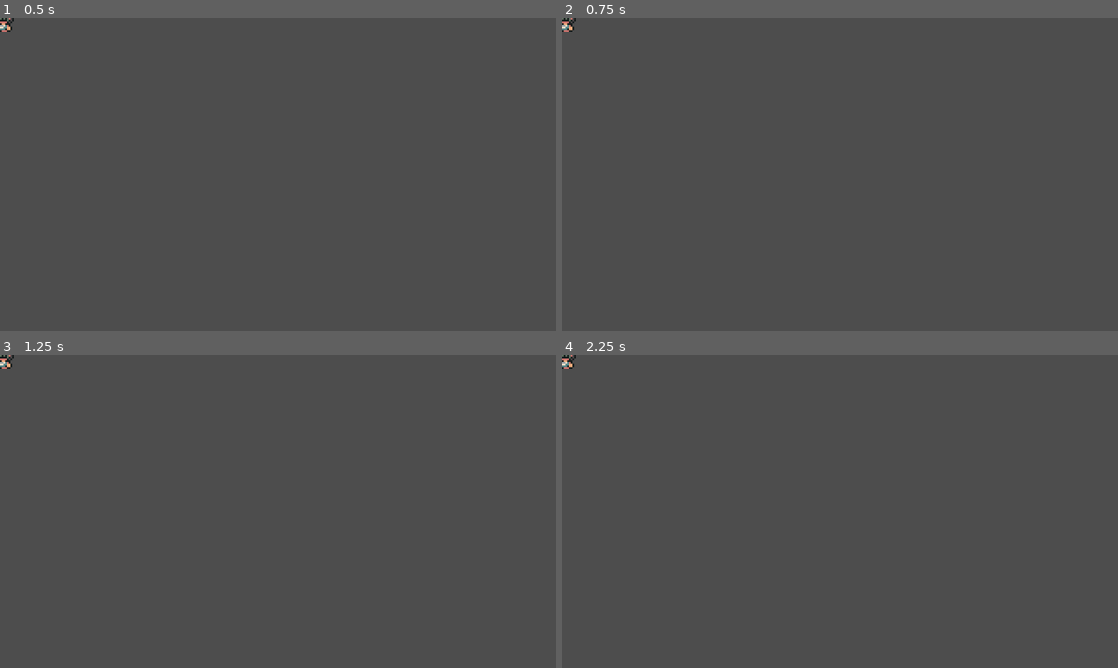
Above: before the commit, frames 1-4 (two rows, left to right).
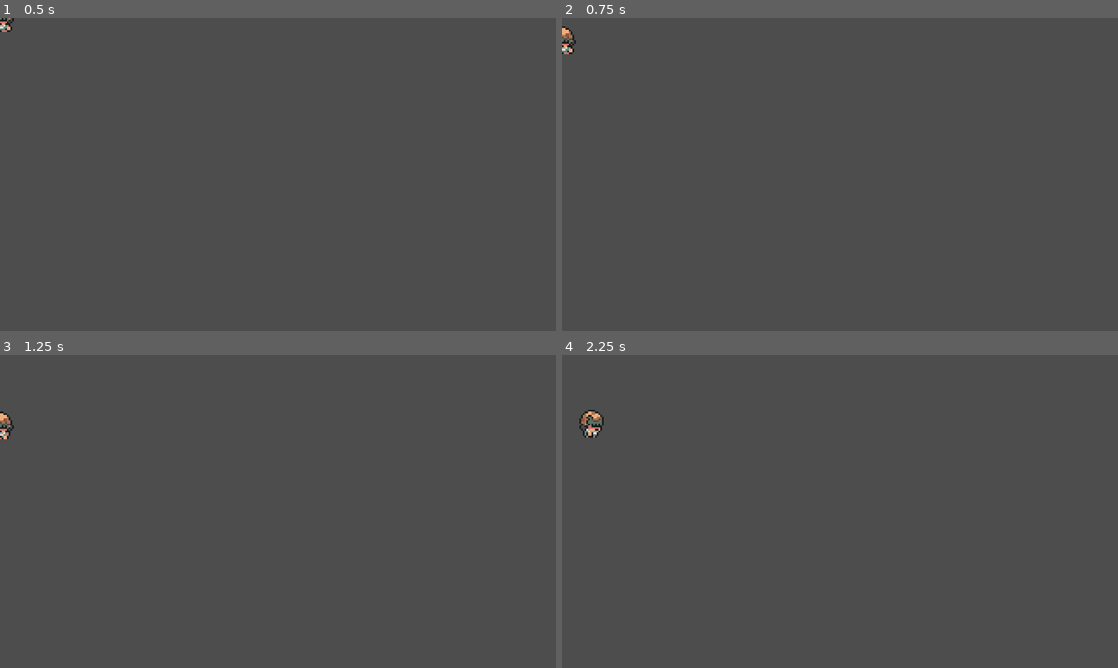
Above: after the commit, the same moments.

Repository: soapmactavish23/ninja-adventure
Game: Godot game, scene res://actors/characters/personagem_base.tscn
Two runs of this game, one before a commit and one after it. Both use one fixed random seed, a clock stepped at 60 frames per second and the inputs below. The project has no main scene, so this scene is started directly.
Inputs:
- Up to frame 1 (0.5 s): no input
- Up to frame 2 (0.75 s): tap Enter at 0.5 s; hold Down (mover_b, bound only after the commit) from 0.53 s (still down)
- Up to frame 3 (1.25 s): keep holding Down (mover_b, bound only after the commit); tap Up (mover_c, bound only after the commit) at 0.8 s
- Up to frame 4 (2.25 s): release Down (mover_b, bound only after the commit) at 1.28 s; tap Up (mover_c, bound only after the commit) at 1.35 s; tap D (mover_d, bound only after the commit) at 1.55 s; tap Space at 2 s; hold D (mover_d, bound only after the commit) from 2.03 s (still down)

Frame 1 is identical in both runs. In frame 2, 0.2% of the frame differs, in the area x 0-3%, y 0-12%; in frame 3, 0.2%; in frame 4, 0.4%, in the area x 0-8%, y 0-27%.

Commit message:
6. Movimentação em 8 direções + animações de andando e parado

Diff:
--- /dev/null
+++ b/actors/characters/personagem_base.gd
@@ -0,0 +1,35 @@
+extends CharacterBody2D
+class_name PersonagemBase
+
+var _prefixo_animacao: String = "_b"
+
+@export_category("Objects")
+@export var _animador: AnimationPlayer
+
+func _physics_process(delta: float) -> void:
+	var direcao: Vector2 = Input.get_vector(
+		"mover_e", "mover_d", "mover_c", "mover_b"
+	)
+
+	if Input.is_action_pressed("mover_e"):
+		_prefixo_animacao = "_e"
+
+	if Input.is_action_pressed("mover_d") :
+		_prefixo_animacao = "_d"
+
+	if Input.is_action_pressed("mover_b") and direcao.y != 0:
+		_prefixo_animacao = "_b"
+
+	if Input.is_action_pressed("mover_c") and direcao.y != 0:
+		_prefixo_animacao = "_c"
+
+	velocity = direcao * 64.0
+	move_and_slide()
+	_animar()
+
+func _animar() -> void:
+	if velocity == Vector2.ZERO:
+		_animador.play("parado" + _prefixo_animacao)
+
+	elif velocity != Vector2.ZERO:
+		_animador.play("andando" + _prefixo_animacao)
--- a/actors/characters/personagem_base.tscn
+++ b/actors/characters/personagem_base.tscn
@@ -1,5 +1,6 @@
 [gd_scene format=3 uid="uid://dwke6o4wwiy7p"]
 
+[ext_resource type="Script" uid="uid://00jepbum3s78" path="res://actors/characters/personagem_base.gd" id="1_k3xxx"]
 [ext_resource type="Texture2D" uid="uid://cnwmdbvqfj6gg" path="res://actors/characters/egg_boy/spritesheet.png" id="1_nkbnp"]
 
 [sub_resource type="Animation" id="Animation_nkbnp"]
@@ -378,7 +379,9 @@
 &"pulo_e": SubResource("Animation_eaol1")
 }
 
-[node name="PersonagemBase" type="CharacterBody2D" unique_id=1125852789]
+[node name="PersonagemBase" type="CharacterBody2D" unique_id=1125852789 node_paths=PackedStringArray("_animador")]
+script = ExtResource("1_k3xxx")
+_animador = NodePath("Animador")
 
 [node name="Textura" type="Sprite2D" parent="." unique_id=1122128827]
 texture = ExtResource("1_nkbnp")
--- a/project.godot
+++ b/project.godot
@@ -18,7 +18,36 @@
 
 window/size/viewport_width=320
 window/size/viewport_height=180
+window/size/window_width_override=640
+window/size/window_height_override=360
 window/stretch/mode="canvas_items"
+
+[input]
+
+mover_c={
+"deadzone": 0.2,
+"events": [Object(InputEventKey,"resource_local_to_scene":false,"resource_name":"","device":-1,"window_id":0,"alt_pressed":false,"shift_pressed":false,"ctrl_pressed":false,"meta_pressed":false,"pressed":false,"keycode":0,"physical_keycode":4194320,"key_label":0,"unicode":0,"location":0,"echo":false,"script":null)
+, Object(InputEventKey,"resource_local_to_scene":false,"resource_name":"","device":-1,"window_id":0,"alt_pressed":false,"shift_pressed":false,"ctrl_pressed":false,"meta_pressed":false,"pressed":false,"keycode":0,"physical_keycode":87,"key_label":0,"unicode":119,"location":0,"echo":false,"script":null)
+]
+}
+mover_b={
+"deadzone": 0.2,
+"events": [Object(InputEventKey,"resource_local_to_scene":false,"resource_name":"","device":-1,"window_id":0,"alt_pressed":false,"shift_pressed":false,"ctrl_pressed":false,"meta_pressed":false,"pressed":false,"keycode":0,"physical_keycode":4194322,"key_label":0,"unicode":0,"location":0,"echo":false,"script":null)
+, Object(InputEventKey,"resource_local_to_scene":false,"resource_name":"","device":-1,"window_id":0,"alt_pressed":false,"shift_pressed":false,"ctrl_pressed":false,"meta_pressed":false,"pressed":false,"keycode":0,"physical_keycode":83,"key_label":0,"unicode":115,"location":0,"echo":false,"script":null)
+]
+}
+mover_d={
+"deadzone": 0.2,
+"events": [Object(InputEventKey,"resource_local_to_scene":false,"resource_name":"","device":-1,"window_id":0,"alt_pressed":false,"shift_pressed":false,"ctrl_pressed":false,"meta_pressed":false,"pressed":false,"keycode":0,"physical_keycode":68,"key_label":0,"unicode":100,"location":0,"echo":false,"script":null)
+, Object(InputEventKey,"resource_local_to_scene":false,"resource_name":"","device":-1,"window_id":0,"alt_pressed":false,"shift_pressed":false,"ctrl_pressed":false,"meta_pressed":false,"pressed":false,"keycode":0,"physical_keycode":4194321,"key_label":0,"unicode":0,"location":0,"echo":false,"script":null)
+]
+}
+mover_e={
+"deadzone": 0.2,
+"events": [Object(InputEventKey,"resource_local_to_scene":false,"resource_name":"","device":-1,"window_id":0,"alt_pressed":false,"shift_pressed":false,"ctrl_pressed":false,"meta_pressed":false,"pressed":false,"keycode":0,"physical_keycode":65,"key_label":0,"unicode":97,"location":0,"echo":false,"script":null)
+, Object(InputEventKey,"resource_local_to_scene":false,"resource_name":"","device":-1,"window_id":0,"alt_pressed":false,"shift_pressed":false,"ctrl_pressed":false,"meta_pressed":false,"pressed":false,"keycode":0,"physical_keycode":4194319,"key_label":0,"unicode":0,"location":0,"echo":false,"script":null)
+]
+}
 
 [physics]
 
Not shown, added: actors/characters/personagem_base.gd.uid
